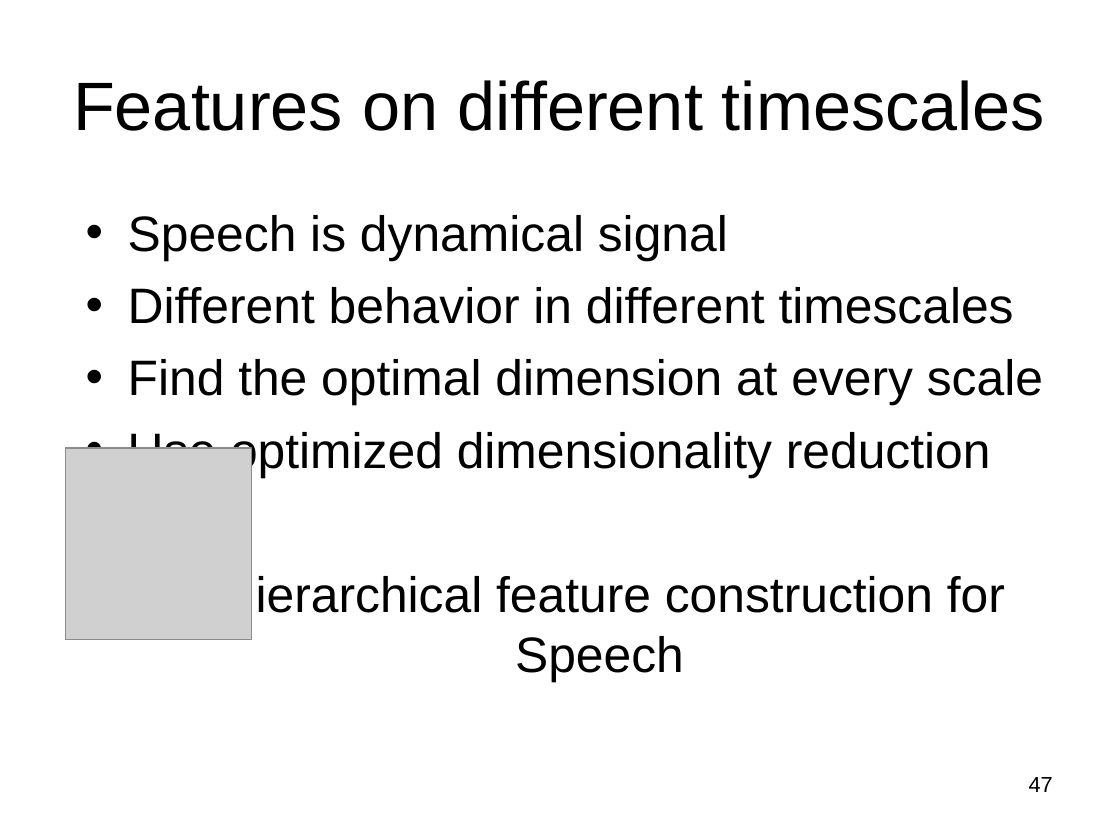
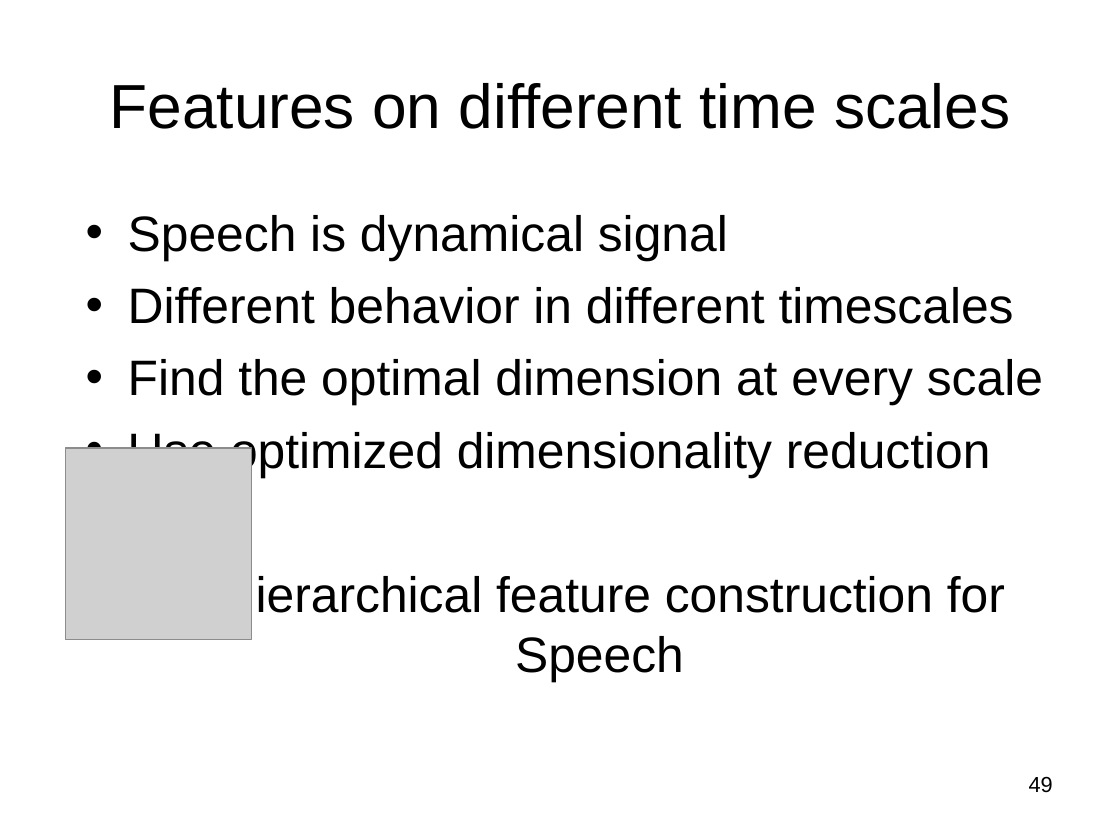
Before and after one commit to subailong/mlpack, a slide deck: slide 49 of fastlib/u/nvasil/docs/proposal/proposal.ppt (slide 47 before the commit). Drawn at 1120x840 pixels with LibreOffice and Linux fonts; fonts in the diff are those of the drawing; grey boxes stand for pictures. Boxes give left, top, right and bottom in pixels: in the first picture for what was removed or moved away, otherwise in the second. Text is boxed around its words. In the diff, an @@ line names an element or a change of style, - is before the commit and + after.

```diff
--- a/fastlib/u/nvasil/docs/proposal/proposal.ppt
+++ b/fastlib/u/nvasil/docs/proposal/proposal.ppt
@@ title at [110,83,1010,129]: text changed; size 44 to 40 pt @@
-Features on different timescales
+Features on different time scales
@@ page number at [1029,776,1053,793]: text changed @@
-47
+49
```
Also in this commit, not shown: 3 other slides changed, 7 slides added, 4 slides removed, 2 other files.
